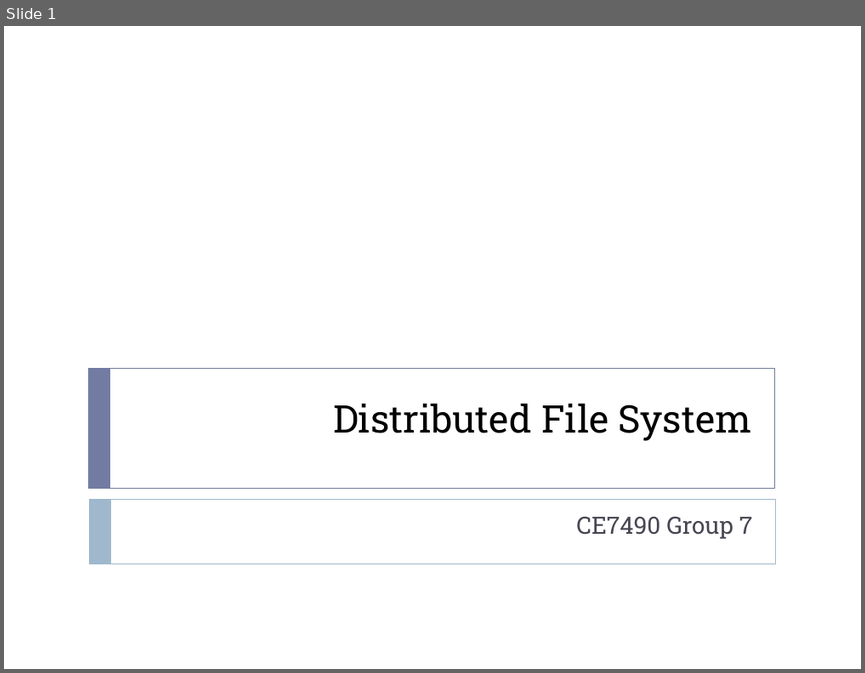
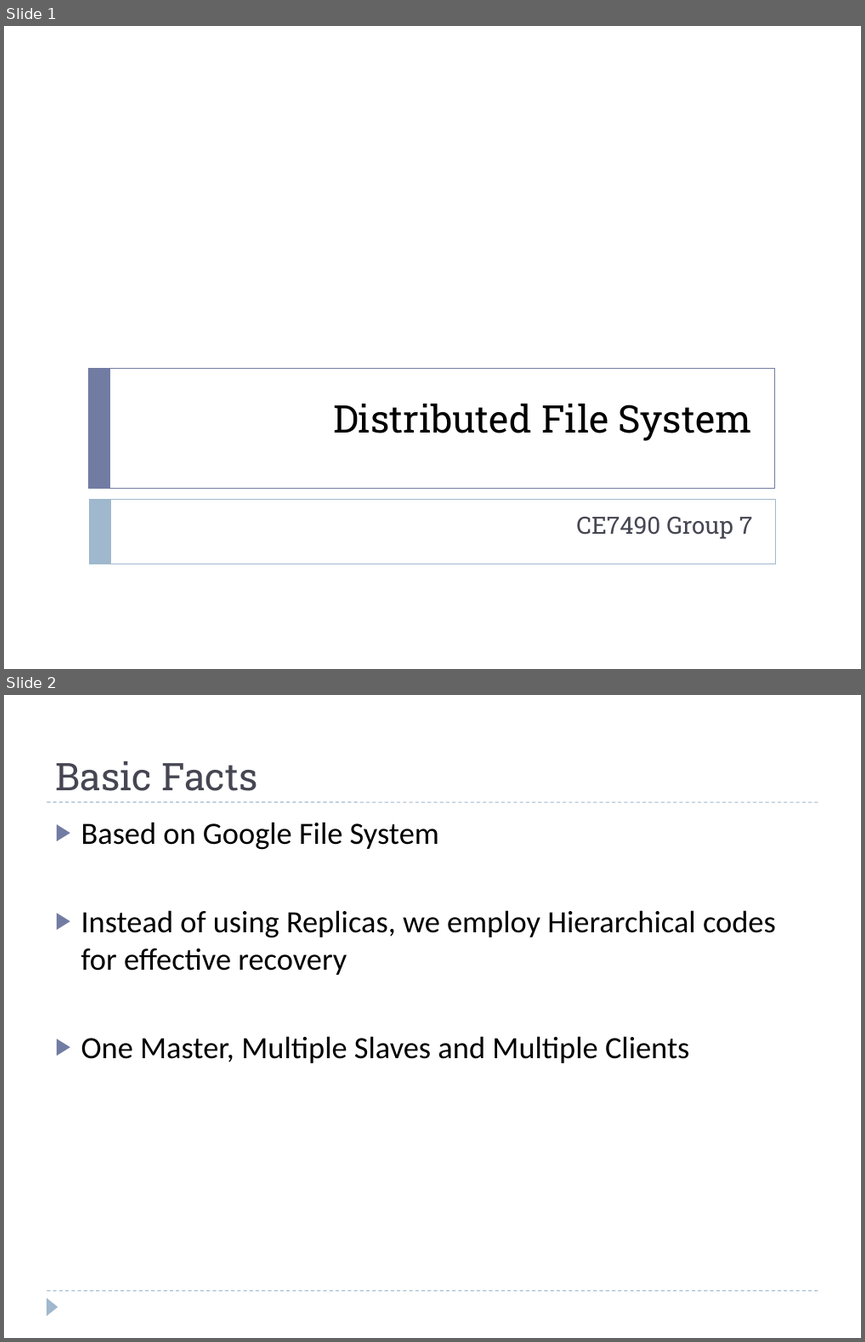
Before and after one commit to pnquanganh/distributed-storage-system, a slide deck: Document/Distributed File System.pptx. Shown one above the other, each under a label of ours: slide 1 before the commit, slides 1 and 2 after it. The pictures are 865x673 and 865x1342 pixels, drawn with LibreOffice and Linux fonts; fonts in the diff are those of the drawing. Boxes give left, top, right and bottom in pixels: in the first picture for what was removed or moved away, otherwise in the second. Text is boxed around its words. In the diff, an @@ line names an element or a change of style, - is before the commit and + after.

```diff
--- a/Document/Distributed File System.pptx
+++ b/Document/Distributed File System.pptx
@@ slide 2 added at box(4, 695, 861, 1338), background #FFFFFF @@
@@ title added at box(55, 761, 257, 791), 32 pt, text #464653 @@
+Basic Facts
@@ line added from (46, 802) to (818, 802), #9FB8CD 0.75 pt dashed @@
@@ text added at box(81, 822, 776, 1063), 26 pt, text #000000 @@
+▶ Based on Google File System
+▶ Instead of using Replicas, we employ Hierarchical codes for effective recovery
+▶ One Master, Multiple Slaves and Multiple Clients
@@ line added from (46, 1291) to (818, 1291), #9FB8CD 0.75 pt dashed @@
@@ triangle added at box(46, 1298, 58, 1315), fill #9FB8CD @@
```
Also in this commit, not shown: 2 slides changed, 2 other slides added.
